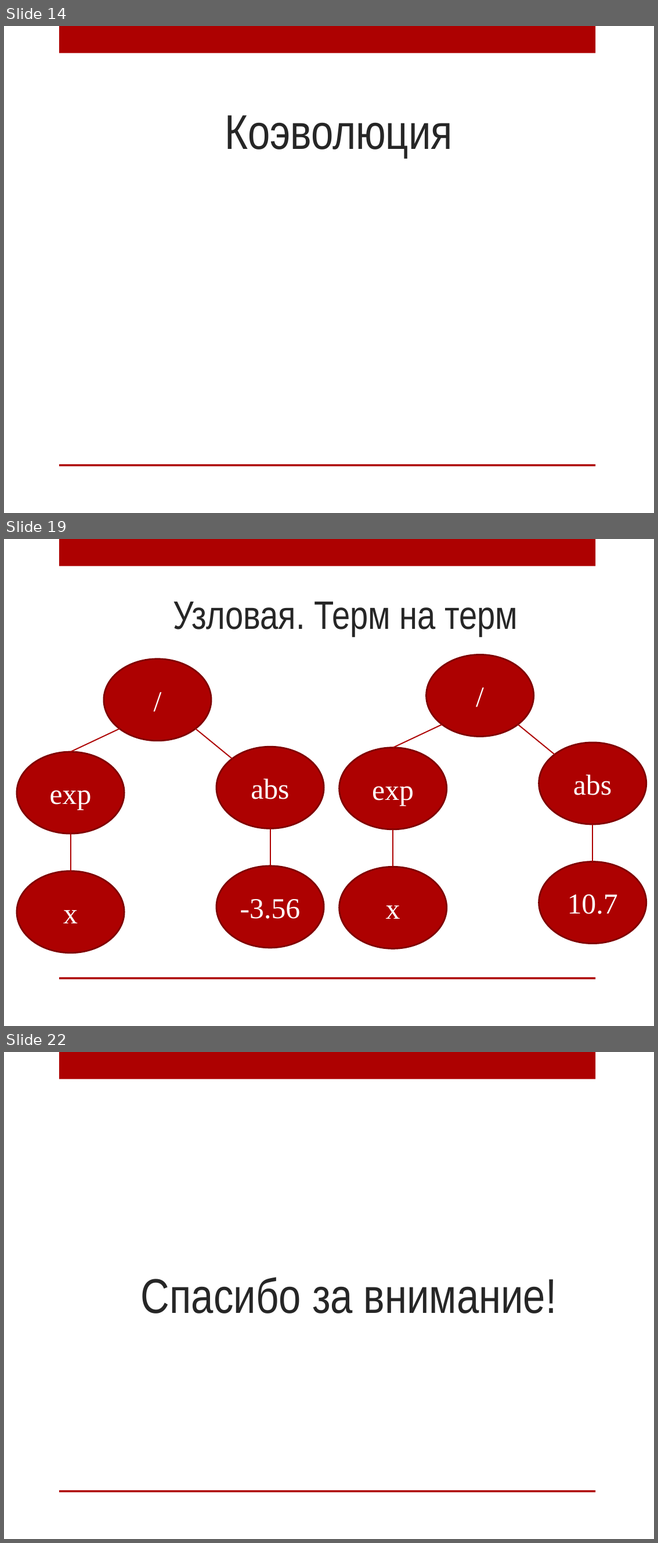
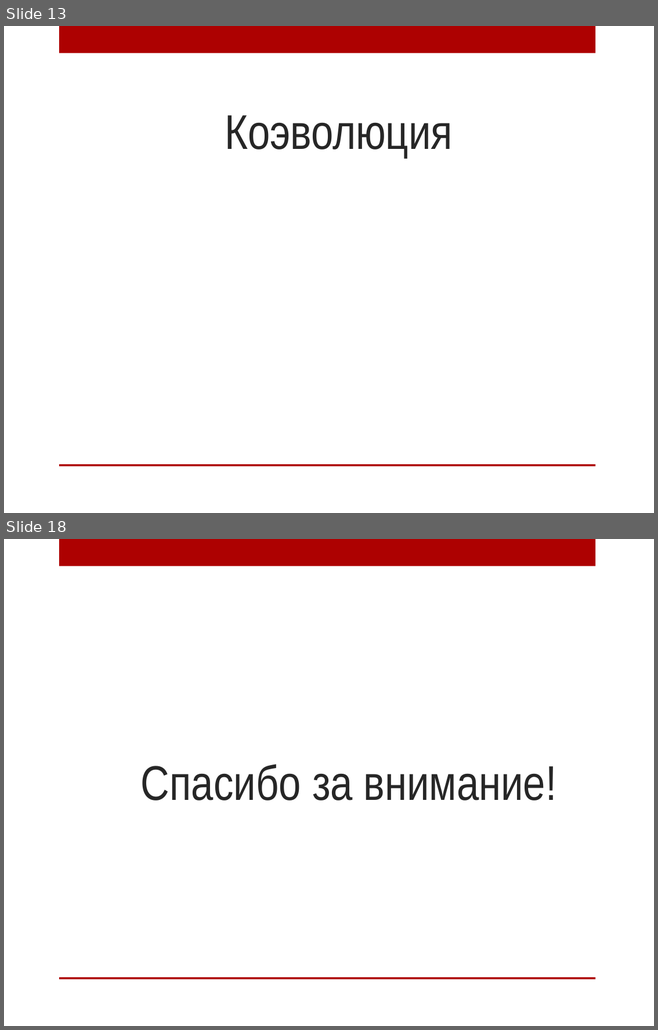
Before and after one commit to AnnaIbakaeva/Genetic, a slide deck: Диплом/Магистратура.pptx. Shown one above the other, each under a label of ours: slides 14, 19 and 22 before the commit, slides 13 and 18 after it; the slides between them are not shown. The pictures are 658x1543 and 658x1030 pixels, drawn with LibreOffice and Linux fonts; fonts in the diff are those of the drawing; grey boxes stand for pictures; background and template pictures are left out. Boxes give left, top, right and bottom in pixels: in the first picture for what was removed or moved away, otherwise in the second. Text is boxed around its words. In the diff, an @@ line names an element or a change of style, - is before the commit and + after.

```diff
--- a/Диплом/Магистратура.pptx
+++ b/Диплом/Магистратура.pptx
@@ slide 19 removed at box(4, 539, 654, 1026), background picture (left out); not listed: 2 template elements that a slide beside it also shows @@
@@ title removed at box(173, 602, 517, 636) @@
-Узловая. Терм на терм
@@ ellipse removed at box(104, 659, 211, 741) @@
-/
@@ ellipse removed at box(426, 654, 534, 736) @@
-/
@@ line removed from (70, 752) to (119, 729) @@
@@ line removed from (195, 729) to (232, 759) @@
@@ line removed from (393, 748) to (442, 725) @@
@@ line removed from (518, 725) to (554, 755) @@
@@ ellipse removed at box(216, 747, 324, 829) @@
-abs
@@ ellipse removed at box(539, 743, 646, 824) @@
-abs
@@ ellipse removed at box(17, 752, 124, 834) @@
-exp
@@ ellipse removed at box(339, 748, 447, 830) @@
-exp
@@ line removed from (70, 834) to (70, 880) @@
@@ line removed from (270, 829) to (270, 866) @@
@@ line removed from (393, 830) to (393, 867) @@
@@ line removed from (593, 824) to (593, 862) @@
@@ ellipse removed at box(216, 866, 324, 947) @@
--3.56
@@ ellipse removed at box(339, 867, 447, 949) @@
-x
@@ ellipse removed at box(539, 862, 646, 944) @@
-10.7
@@ ellipse removed at box(17, 871, 124, 953) @@
-x
@@ what was slide 14 is now slide 13 @@
@@ what was slide 22 is now slide 18 @@
```
Also in this commit, not shown: 3 slides changed, 3 slides added, 6 other slides removed, 2 other files.
